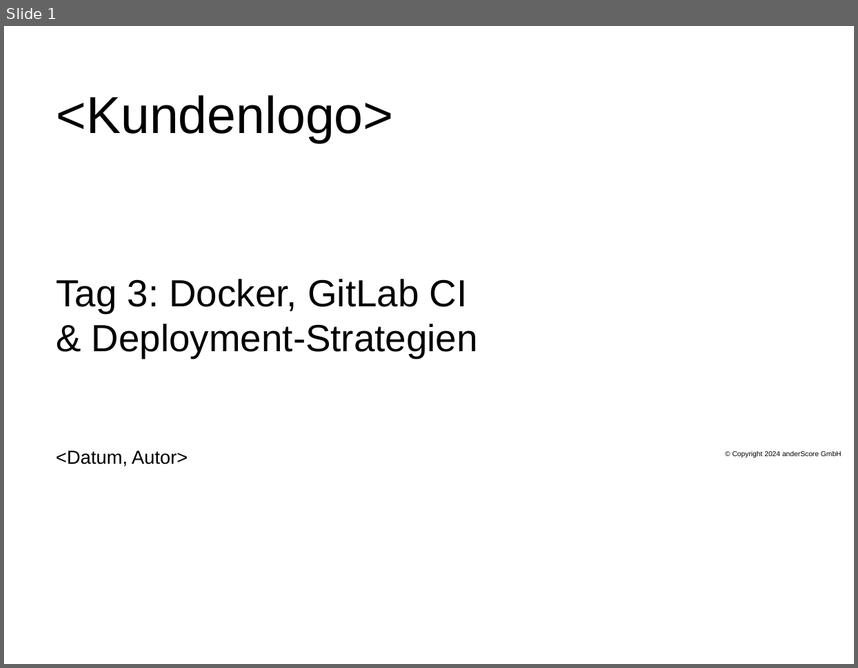
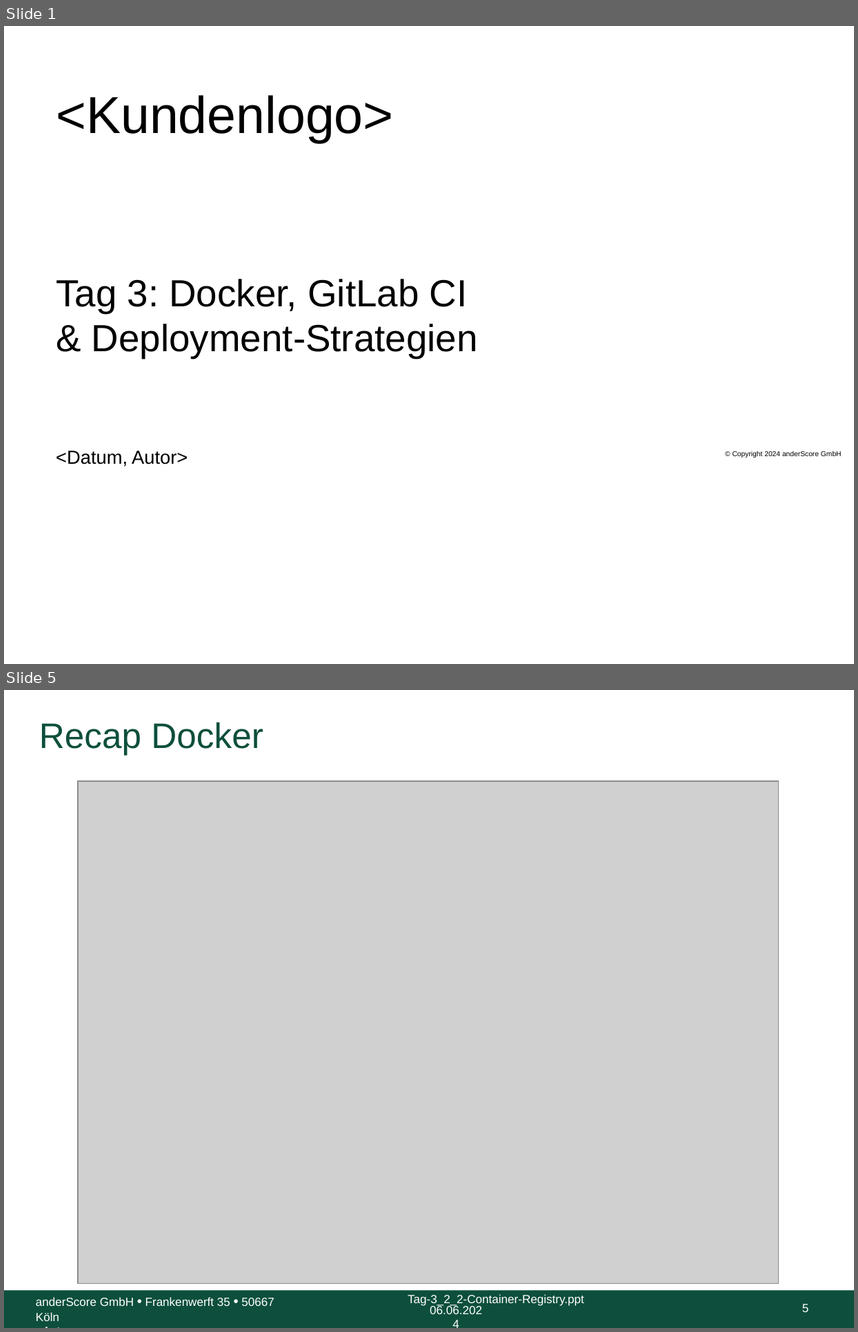
Before and after one commit to anderscore-gmbh/gitlab, a slide deck: slides/Tag-3_2_2-Container-Registry.pptx. Shown one above the other, each under a label of ours: slide 1 before the commit, slides 1 and 5 after it; the slides between them are not shown. The pictures are 858x668 and 858x1332 pixels, drawn with LibreOffice and Linux fonts; fonts in the diff are those of the drawing; grey boxes stand for pictures; background and template pictures are left out. Boxes give left, top, right and bottom in pixels: in the first picture for what was removed or moved away, otherwise in the second. Text is boxed around its words. In the diff, an @@ line names an element or a change of style, - is before the commit and + after.

```diff
--- a/slides/Tag-3_2_2-Container-Registry.pptx
+++ b/slides/Tag-3_2_2-Container-Registry.pptx
@@ slide 5 added at [4,690,854,1328], background #FFFFFF @@
@@ title added at [39,722,263,755], 30 pt, text #0D4F3C @@
+Recap Docker
@@ picture added at [78,781,778,1283] @@
@@ rectangle added at [4,1290,854,1328], fill #0D4F3C @@
@@ text added at [36,1297,274,1321], 10 pt, text #FFFFFF @@
+anderScore GmbH • Frankenwerft 35 • 50667 Köln
+<Autor>
@@ text added at [408,1294,584,1305], 10 pt, text #FFFFFF @@
+Tag-3_2_2-Container-Registry.ppt
@@ text added at [430,1304,482,1314], 10 pt, text #FFFFFF @@
+06.06.2024
@@ page number added at [802,1303,809,1312], 10 pt, text #FFFFFF @@
+5
```
Also in this commit, not shown: 32 slides changed, 1 slide removed, 1 other file.
